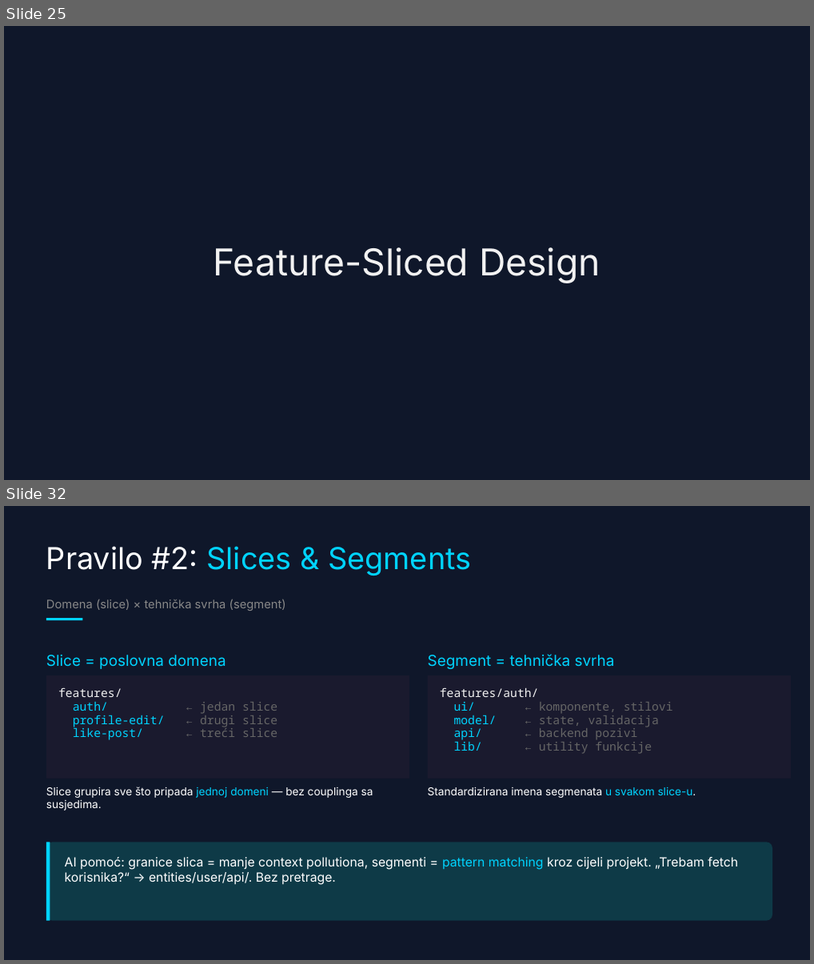
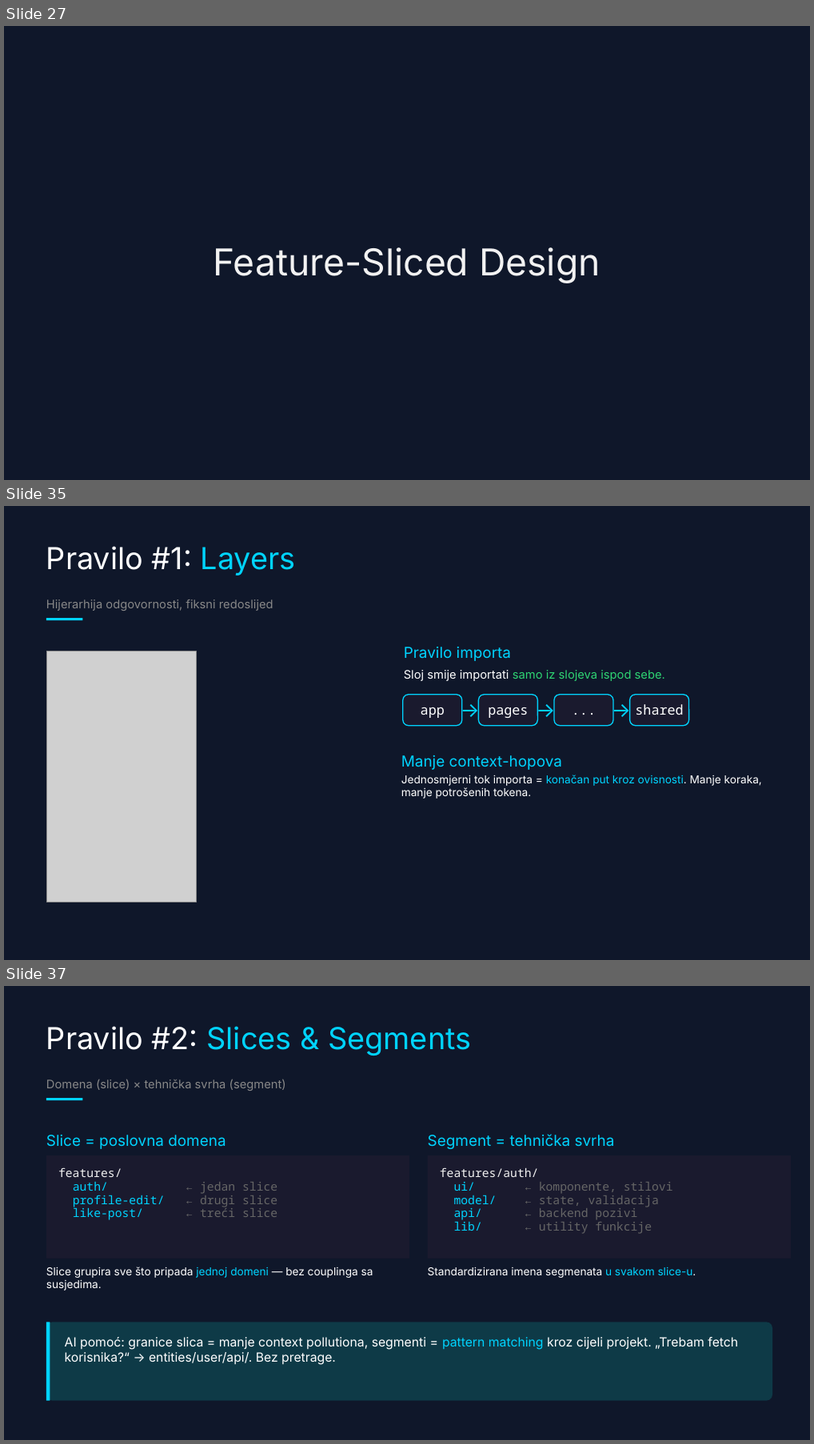
Before and after one commit to doksara/debug-presentation, a slide deck: frontend-arhitektura--dark-tech-with-fsd.pptx. Shown one above the other, each under a label of ours: slides 25 and 32 before the commit, slides 27, 35 and 37 after it; the slides between them are not shown. The pictures are 814x964 and 814x1444 pixels, drawn with LibreOffice and Linux fonts; fonts in the diff are those of the drawing; grey boxes stand for pictures. Boxes give left, top, right and bottom in pixels: in the first picture for what was removed or moved away, otherwise in the second. Text is boxed around its words. In the diff, an @@ line names an element or a change of style, - is before the commit and + after.

```diff
--- a/frontend-arhitektura--dark-tech-with-fsd.pptx
+++ b/frontend-arhitektura--dark-tech-with-fsd.pptx
@@ slide 35 added at [4,506,810,960], background #0F172A @@
@@ text added at [46,546,296,576], 36 pt, text #FFFFFF @@
+Pravilo #1: Layers
@@ text added at [46,600,274,611], 14 pt, text #888888 @@
+Hijerarhija odgovornosti, fiksni redoslijed
@@ rectangle added at [46,618,82,620], fill #00D4FF @@
@@ text added at [404,647,511,661], 18 pt, text #00D4FF @@
+Pravilo importa
@@ picture added at [47,652,196,903] @@
@@ text added at [404,670,666,681], 14 pt, text #2ED573 @@
+Sloj smije importati samo iz slojeva ispod sebe.
@@ rounded rectangle added at [403,694,462,725], fill #1A1A2E, outline #00D4FF 1.25 pt @@
@@ text added at [461,697,478,721], 24 pt, text #00D4FF @@
+→
@@ rounded rectangle added at [478,694,538,725], fill #1A1A2E, outline #00D4FF 1.25 pt @@
@@ text added at [536,697,554,721], 24 pt, text #00D4FF @@
+→
@@ rounded rectangle added at [554,694,614,725], fill #1A1A2E, outline #00D4FF 1.25 pt @@
@@ text added at [612,697,630,721], 24 pt, text #00D4FF @@
+→
@@ rounded rectangle added at [630,694,690,725], fill #1A1A2E, outline #00D4FF 1.25 pt @@
@@ text added at [421,708,445,718], 16 pt, text #FFFFFF @@
+  app
@@ text added at [488,708,528,718], 16 pt, text #FFFFFF @@
+pages
@@ text added at [557,700,612,719], 16 pt, text #FFFFFF @@
+...
@@ text added at [635,704,683,715], 16 pt, text #FFFFFF @@
+shared
@@ text added at [402,756,562,770], 18 pt, text #00D4FF @@
+Manje context-hopova
@@ text added at [402,775,762,799], 13 pt, text #FFFFFF @@
+Jednosmjerni tok importa = konačan put kroz ovisnosti. Manje koraka, manje potrošenih tokena.
@@ what was slide 25 is now slide 27 @@
@@ what was slide 32 is now slide 37 @@
```
Also in this commit, not shown: 3 slides changed, 5 other slides added, 1 slide removed, 4 other files.
